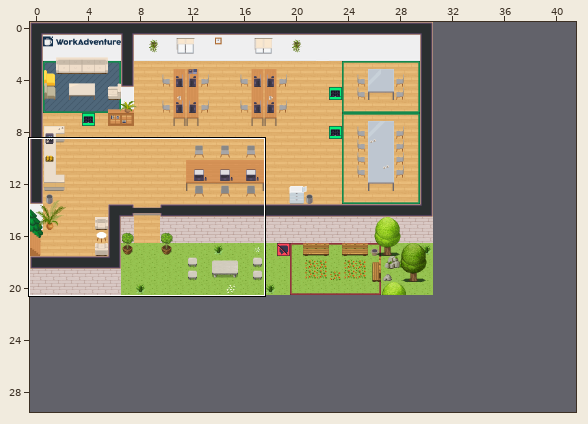
Level history. Tiled map (JSON): map.tmj. The picture above shows the old version from afar; the outline marks the close-up.
Close-up. As it was:
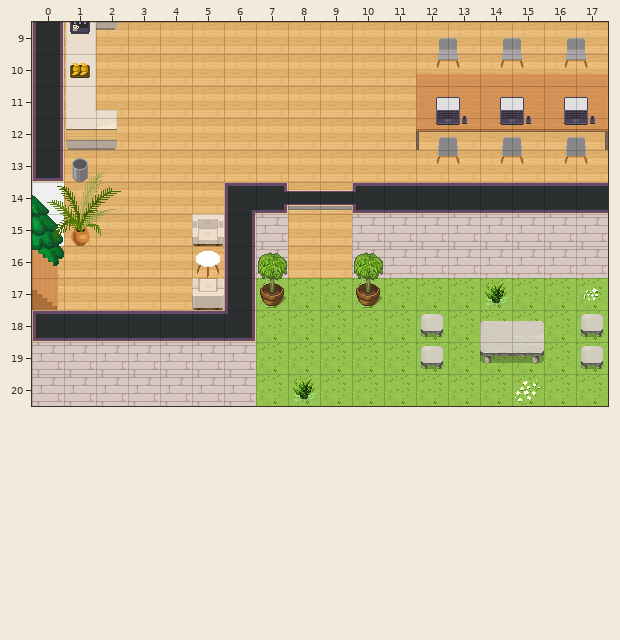
Cells are 32x32 px. Shown: x 0..17, y 9..20. The commit also changed other parts of the map, which this record leaves out. The old version is drawn lined up with the new one.
Once edited:
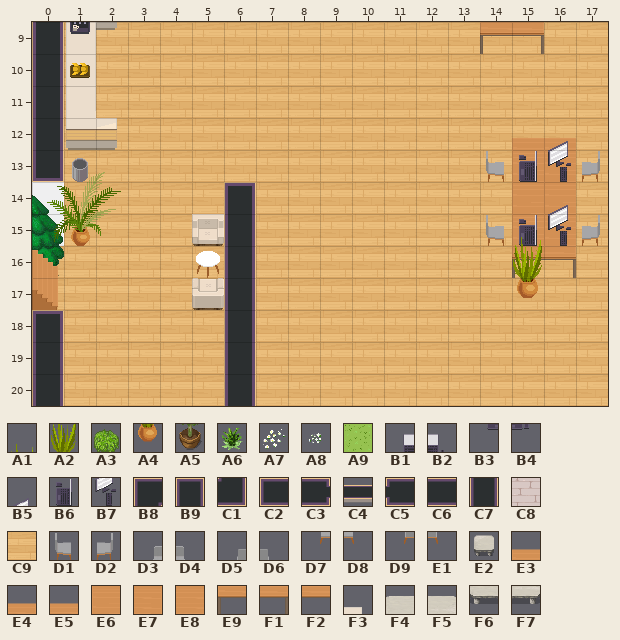
Key: from "WA_Decoration": A1 64, A2 76, A3 78, A4 88, A5 90; from "WA_Exterior": A6 506, A7 578, A8 579, A9 628; from "WA_Miscellaneous": B1 2, B2 3, B3 12, B4 13, B5 20, B6 25, B7 30; from "WA_Room_Builder": B8 28, B9 31, C1 54, C2 58, C3 63, C4 64, C5 65, C6 95, C7 102, C8 310, C9 350; from "WA_Seats": D1 119, D2 120, D3 121, D4 122, D5 123, D6 124, D7 134, D8 135, D9 136, E1 137, E2 150; from "WA_Tables": E3 0, E4 1, E5 3, E6 10, E7 11, E8 13, E9 20, F1 21, F2 23, F3 101, F4 177, F5 178, F6 187, F7 188.
__ is an empty cell.
Tiles replaced or removed in this view: A3, A5, A6, A7, A8, A9, B1, B2, B3, B4, B8, C1, C2, C3, C4, C5, C6, C8, D3, D4, D5, D6, D7, D8, D9, E1, E2, E3, E4, E5, E6, E7, E8, E9, F1, F2, F3, F4, F5, F6, F7.
What changed:
Changed rows in their new state; .. is an unchanged cell.
map size 31x21 -> 42x30 cells
Layer "floor/floor1":
first column x 7:
17 C9 C9 C9 C9 C9 C9 C9 C9 C9 C9 C9
18 C9 C9 C9 C9 C9 C9 C9 C9 C9 C9 C9
19 C9 C9 C9 C9 C9 C9 C9 C9 C9 C9 C9
20 C9 C9 C9 C9 C9 C9 C9 C9 C9 C9 C9
Layer "walls/walls1":
first column x 0:
14 .. .. .. .. .. .. B9 __ .. .. __ __ __ __ __ __ __ __
15 .. .. .. .. .. .. .. __ .. .. __ __ __ __ __ __ __ __
16 .. .. .. .. .. .. .. __ .. .. __ __ __ __ __ __ __ __
18 B9 __ __ __ __ __ C7 .. .. .. .. .. .. .. .. .. .. ..
19 C7 __ __ __ __ __ C7 .. .. .. .. .. .. .. .. .. .. ..
20 C7 __ __ __ __ __ C7 .. .. .. .. .. .. .. .. .. .. ..
Layer "furniture/furniture1":
first column x 8:
17 .. .. .. .. .. .. __ .. .. __
20 __ .. .. .. .. .. .. __ .. ..
Layer "furniture/furniture2":
first column x 7:
 9 .. .. .. .. .. __ __ E9 F1 __ __
10 .. .. .. .. .. __ __ __ __ __ __
11 .. .. .. .. .. __ __ __ __ __ __
12 .. .. .. .. .. __ __ __ E3 E3 __
13 .. .. .. .. .. __ __ D1 E6 E6 D2
14 .. .. .. .. .. .. .. .. E6 E6 ..
15 .. .. .. .. .. .. .. D1 E6 E6 D2
16 __ .. .. __ .. .. .. .. E9 F1 ..
17 __ .. .. __ .. .. .. .. .. .. ..
18 .. .. .. .. .. __ .. __ __ .. __
19 .. .. .. .. .. __ .. __ __ .. __
Layer "furniture/furniture3":
first column x 12:
12 __ __ __ __ B5 __
13 .. .. .. B6 B7 ..
14 .. .. .. .. B5 ..
15 .. .. .. B6 B7 ..
Layer "above/above1":
first column x 2:
10 .. .. .. .. .. .. .. .. .. .. __ __ __ __ __ __
11 __ .. .. .. .. .. .. .. .. .. .. .. .. .. .. ..
14 .. .. .. .. .. .. __ __ .. .. .. .. .. .. .. ..
Layer "above/above2":
first column x 12:
11 __ __ __ __ __ __
12 __ __ __ __ __ __
15 .. .. .. A1 .. ..
16 .. .. .. A2 .. ..
17 .. .. .. A4 .. ..
